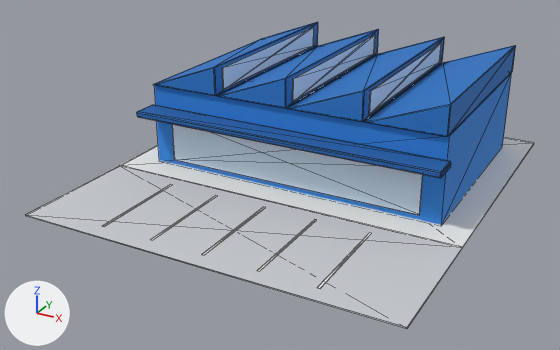
Renders of the glTF model public/models/shop.glb from each side of a commit.
Both versions are drawn from a 50 mm lens placed at (16.0, -31.8, 15.6), pointed at (-0.7, -1.5, 0.5). The axes (+X, +Y, +Z) are drawn at lower left. The lights are the same throughout. The picture after the commit comes second. Mesh edges are drawn as thin lines.

In view in the first picture: 'shop'.
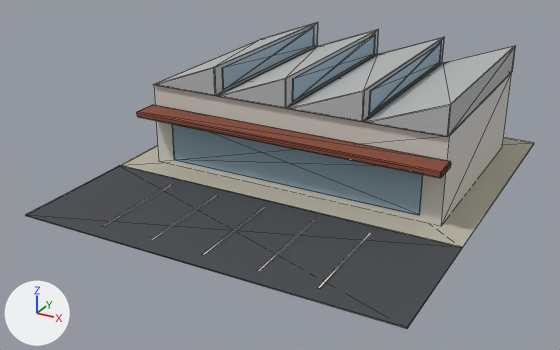
Where the change shows, as pixel boxes [x1, y1, x2, y2] in the pictures (560 x 350 px):
'shop', recoloured
    both: [26, 22, 534, 329]

The change, as a diff of the scene's bpy script:
```diff
--- a/public/models/shop.glb.py
+++ b/public/models/shop.glb.py
@@ mat_asphalt @@
 mat_asphalt = principled_material('asphalt')
-mat_asphalt.base_color = (0.584, 0.604, 0.631)  # light grey #c9ccd0
+mat_asphalt.base_color = (0.0595, 0.0648, 0.0742)  # dark grey #45484d
 mat_asphalt.roughness = 0.8
@@ mat_pad @@
 mat_pad = principled_material('pad')
-mat_pad.base_color = (0.855, 0.871, 0.855)  # white #eef0ee
+mat_pad.base_color = (0.509, 0.479, 0.381)  # grey #bdb8a6
 mat_pad.roughness = 0.8
@@ mat_com_wall @@
 mat_com_wall = principled_material('com_wall')
-mat_com_wall.base_color = (0.0284, 0.238, 0.745)  # blue #2f86e0
+mat_com_wall.base_color = (0.658, 0.644, 0.591)  # light grey #d4d2ca
 mat_com_wall.roughness = 0.8
@@ mat_com_roof @@
 mat_com_roof = principled_material('com_roof')
-mat_com_roof.base_color = (0.0168, 0.171, 0.552)  # blue #2373c4
+mat_com_roof.base_color = (0.468, 0.479, 0.479)  # grey #b6b8b8
 mat_com_roof.roughness = 0.8
@@ mat_com_glass @@
 mat_com_glass = principled_material('com_glass')
-mat_com_glass.base_color = (0.624, 0.776, 0.93)  # blue #cfe4f7
+mat_com_glass.base_color = (0.292, 0.413, 0.509)  # greyish blue #93acbd
 mat_com_glass.roughness = 0.8
@@ mat_com_canopy @@
 mat_com_canopy = principled_material('com_canopy')
-mat_com_canopy.base_color = (0.0116, 0.117, 0.392)  # blue #1c60a8
+mat_com_canopy.base_color = (0.254, 0.0685, 0.0369)  # brown #8a4a36
 mat_com_canopy.roughness = 0.8
```
